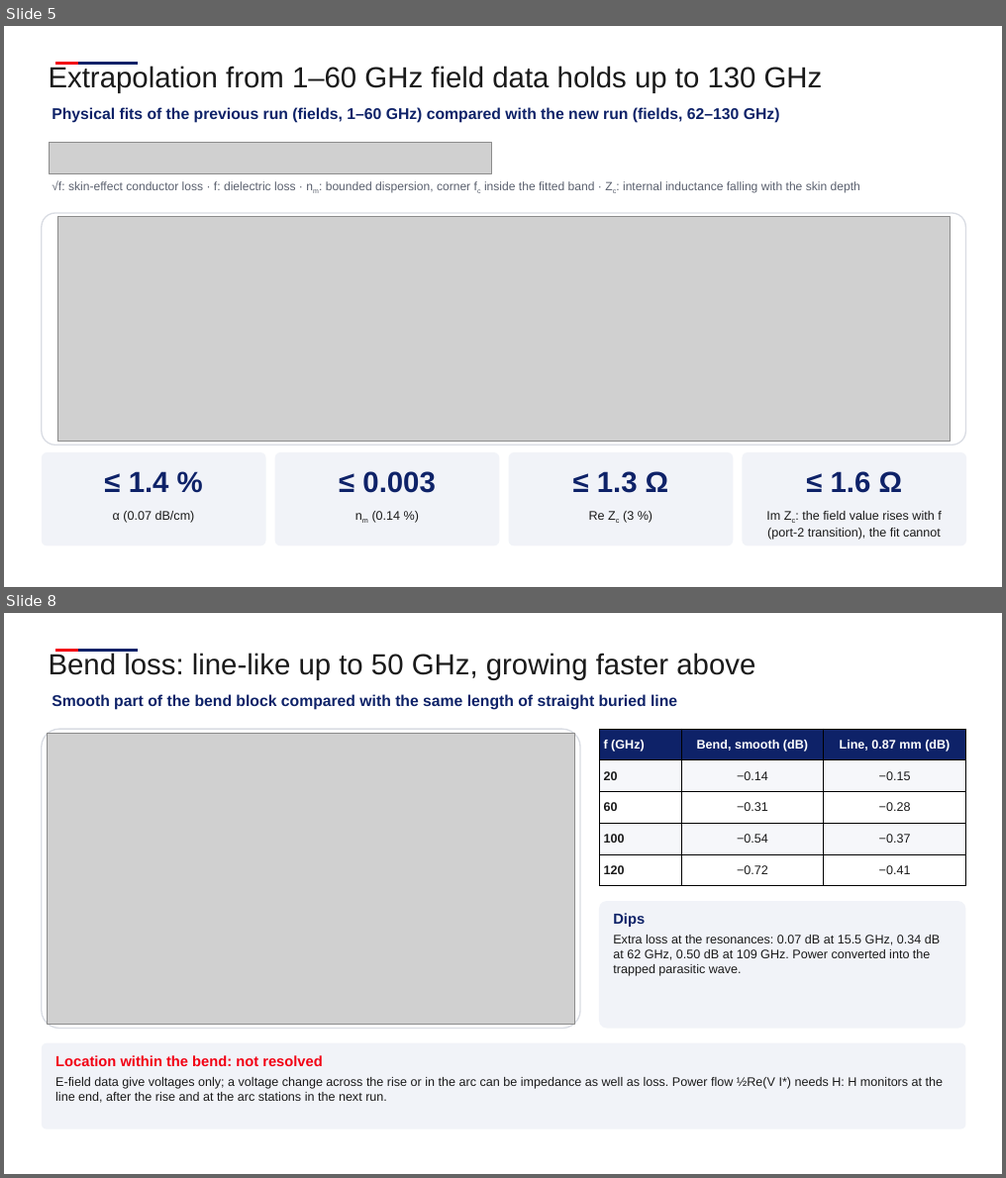
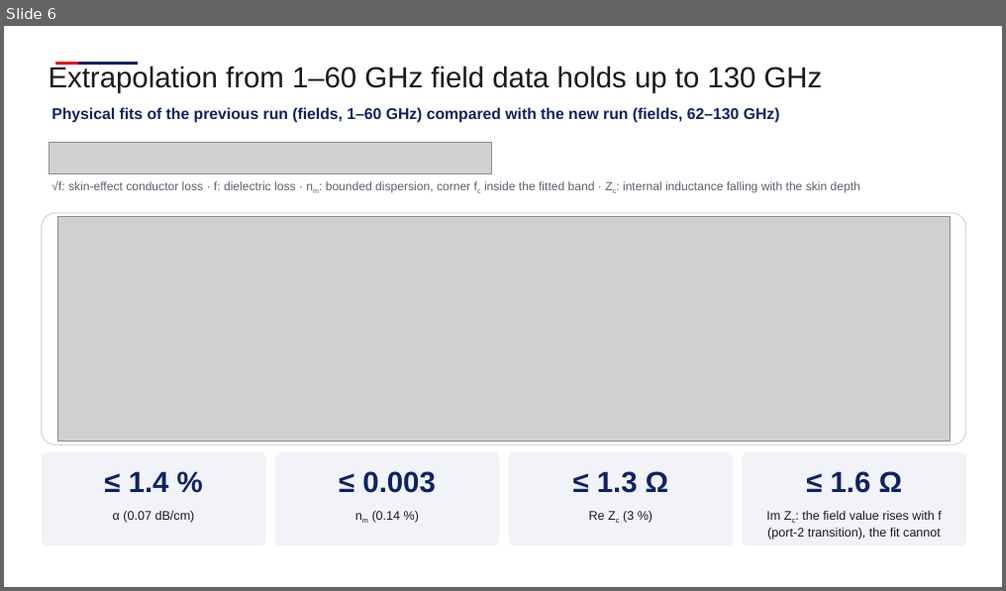
Before and after one commit to andreimuresian/claude, a slide deck: docs/cst/Equalization/Equalisation.pptx. Shown one above the other, each under a label of ours: slides 5 and 8 before the commit, slide 6 after it; the slides between them are not shown. The pictures are 1006x1178 and 1006x591 pixels, drawn with LibreOffice and Linux fonts; fonts in the diff are those of the drawing; grey boxes stand for pictures; background and template pictures are left out. Boxes give left, top, right and bottom in pixels: in the first picture for what was removed or moved away, otherwise in the second. Text is boxed around its words. In the diff, an @@ line names an element or a change of style, - is before the commit and + after.

```diff
--- a/docs/cst/Equalization/Equalisation.pptx
+++ b/docs/cst/Equalization/Equalisation.pptx
@@ slide 8 removed at bbox=[4, 613, 1002, 1174], background #FFFFFF; not listed: 2 template elements that a slide beside it also shows @@
@@ text removed at bbox=[49, 653, 755, 680] @@
-Bend loss: line-like up to 50 GHz, growing faster above
@@ text removed at bbox=[52, 694, 677, 710] @@
-Smooth part of the bend block compared with the same length of straight buried line
@@ rounded rectangle removed at bbox=[42, 729, 580, 1029] @@
@@ table removed at bbox=[599, 729, 966, 886], 5 rows, 3 columns @@
-f (GHz) | Bend, smooth (dB) | Line, 0.87 mm (dB)
-20 | −0.14 | −0.15
-60 | −0.31 | −0.28
-100 | −0.54 | −0.37
-120 | −0.72 | −0.41
@@ picture removed at bbox=[47, 733, 575, 1025] @@
@@ rounded rectangle removed at bbox=[599, 901, 966, 1029] @@
@@ text removed at bbox=[613, 913, 940, 976] @@
-Dips
-Extra loss at the resonances: 0.07 dB at 15.5 GHz, 0.34 dB at 62 GHz, 0.50 dB at 109 GHz. Power converted into the trapped parasitic wave.
@@ rounded rectangle removed at bbox=[42, 1044, 966, 1130] @@
@@ text removed at bbox=[55, 1056, 943, 1103] @@
-Location within the bend: not resolved
-E-field data give voltages only; a voltage change across the rise or in the arc can be impedance as well as loss. Power flow ½Re(V I*) needs H: H monitors at the line end, after the rise and at the arc stations in the next run.
@@ what was slide 5 is now slide 6 @@
```
Also in this commit, not shown: 1 slide changed, 4 slides added, 1 other slide removed, 22 other files.
